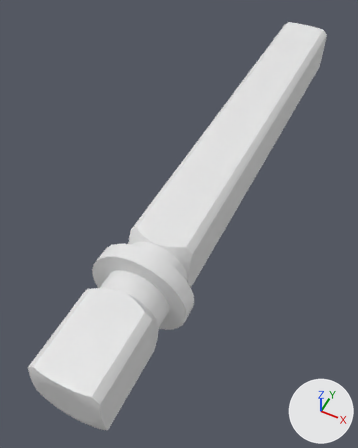
What one commit did to the glTF model public/models/2x-pitch-motor-shaft-228-2500-2234-86.glb.
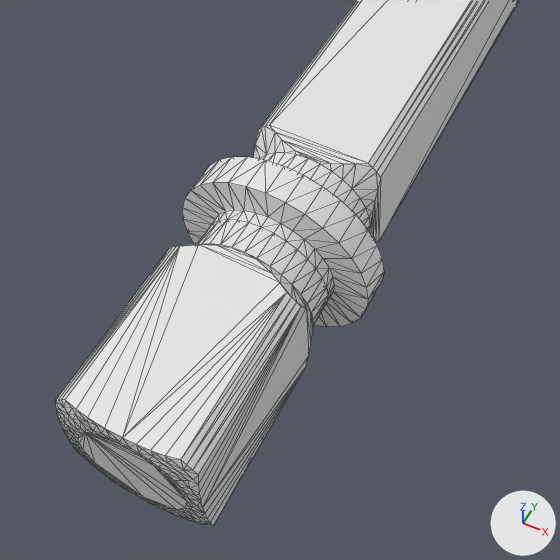
There are two pictures of each version: one whole from a 50 mm camera at (7.2, -7.1, 18.6) aimed at (-1.1, 9.5, -2.1), one close up on the part from 0% to 79% of the width and 37% to 100% of the height. The lights are fixed; the arrows at lower right show +X, +Y and +Z. The first two pictures are the older version. The close-ups show mesh edges as thin lines. Vertices at exactly the same position are counted once.
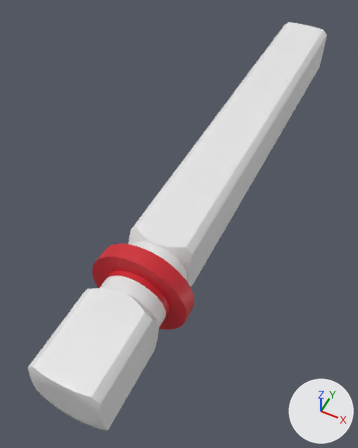
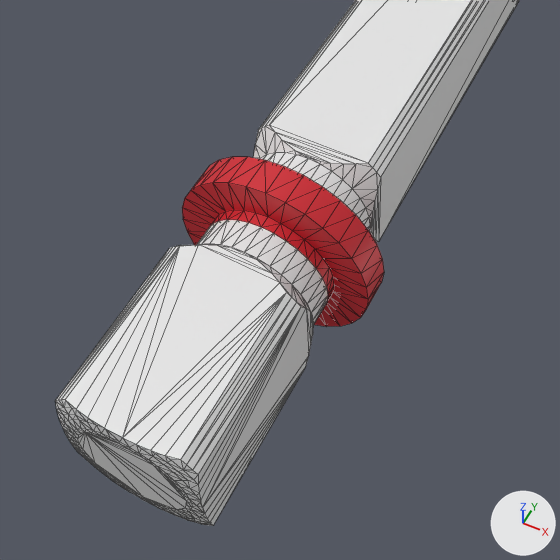
What differs and where, as boxes [x1, y1, x2, y2] in the close-ups (560 x 560 px):
part 1 of me_mesh_0, recoloured (white to red): [182, 157, 384, 327] in both

Edits to the bpy script that builds the scene:
```text
Add mat_step__a40508:
    mat_step__a40508 = principled_material('step:#a40508')
    mat_step__a40508.base_color = (0.643, 0.0196, 0.0314)  # red #d22632
    mat_step__a40508.metallic = 0.1
Change me_mesh_0:
    where me_mesh_0.from_pydata(...)  # 758 vertices, 1662 faces; spans x -2.4..2.4, y -2.3..27.7, z -2.4..2.4
    used by ob_mesh_0; location = (0.0, 0.0, 0.0)
    me_mesh_0 part 1: 422 of the faces centred in x -2.4..2.4, y 2.9..4.3, z -2.4..2.4 switch from no material to mat_step__a40508 (red #d22632)
```
